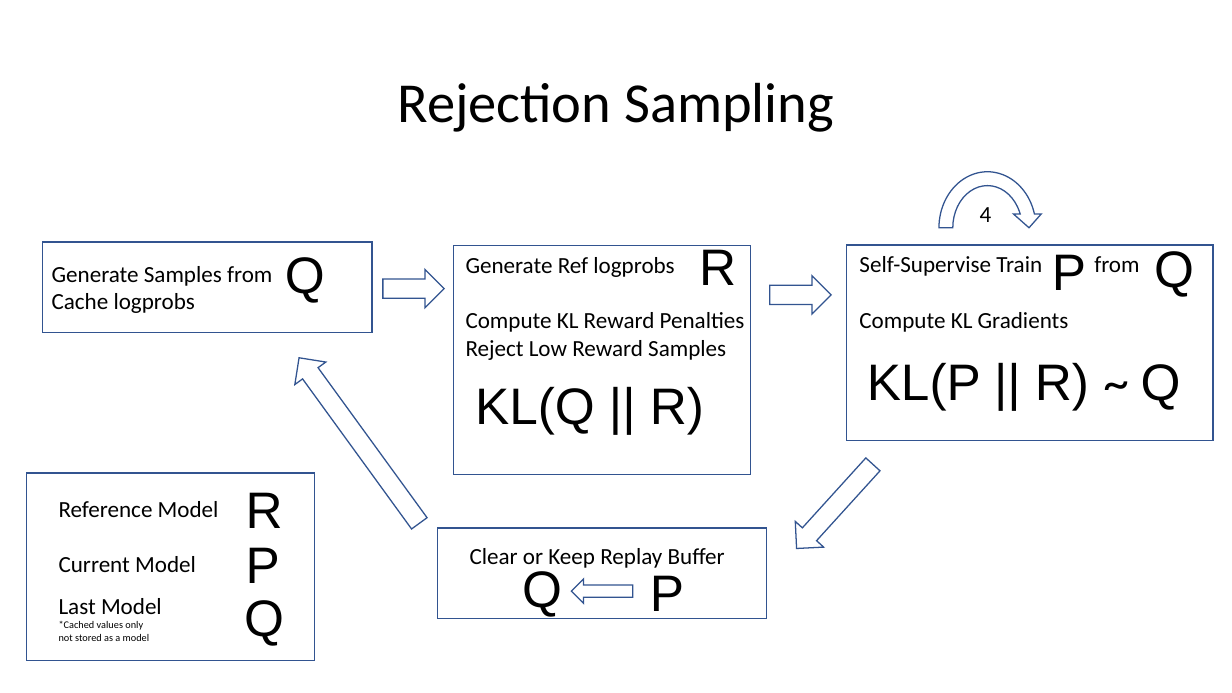
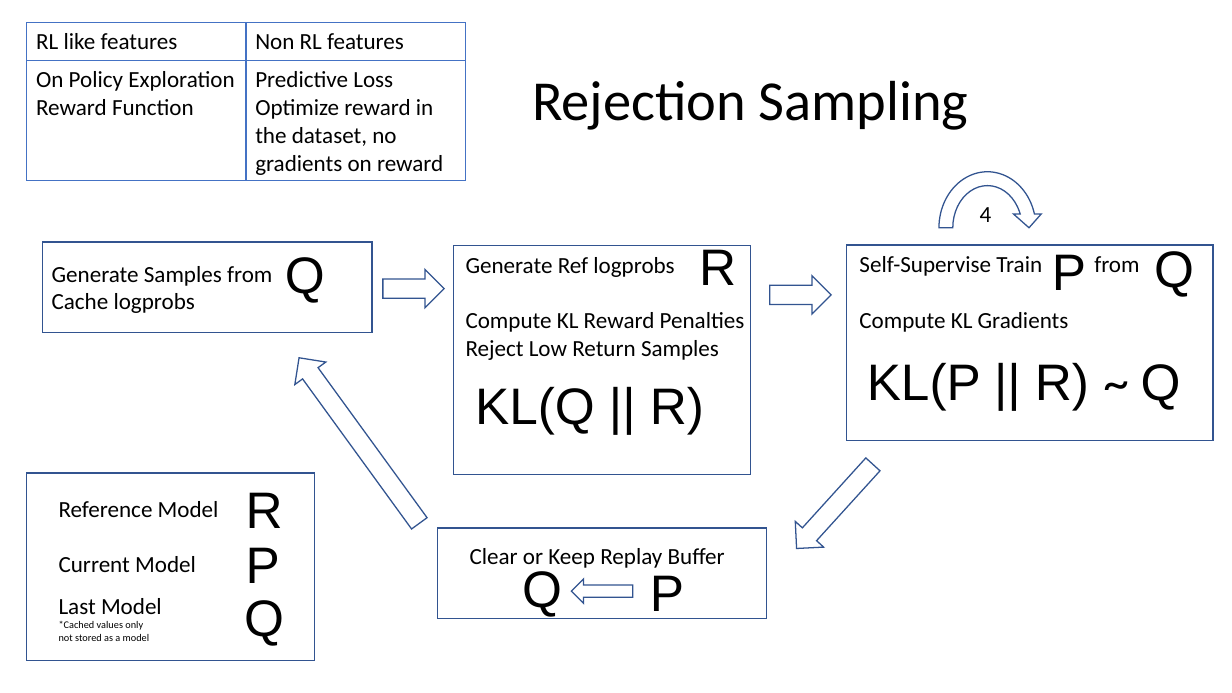
Before and after one commit to MichaelEinhorn/trl-textworld, a slide deck: slide 3 of Language Model PPO Diagram.pptx. Drawn at 1232x693 pixels with LibreOffice and Linux fonts; fonts in the diff are those of the drawing. Boxes give left, top, right and bottom in pixels: in the first picture for what was removed or moved away, otherwise in the second. Text is boxed around its words. In the diff, an @@ line names an element or a change of style, - is before the commit and + after.

```diff
--- a/Language Model PPO Diagram.pptx
+++ b/Language Model PPO Diagram.pptx
@@ table added at (x1=27, y1=23, x2=465, y2=181), 2 rows, 2 columns @@
+RL like features | Non RL features
+On Policy Exploration / Reward Function | Predictive Loss / Optimize reward in the dataset, no gradients on reward
@@ title "Rejection Sampling" moved from (x1=397, y1=82, x2=834, y2=132) to (x1=532, y1=80, x2=969, y2=130) @@
@@ text at (x1=466, y1=340, x2=719, y2=360): text changed @@
-Reject Low Reward Samples
+Reject Low Return Samples
```
Also in this commit, not shown: 1 other slide changed, 2 slides added.
